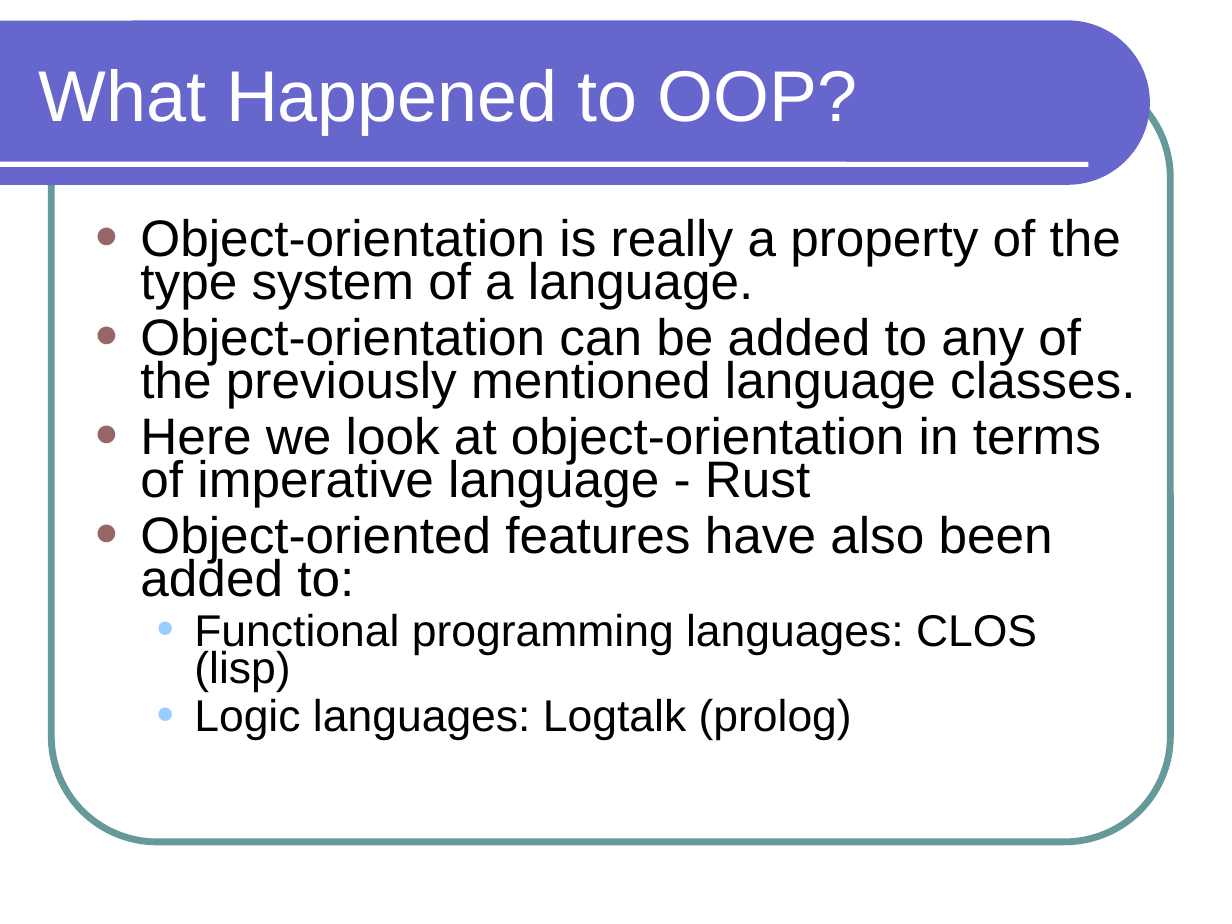
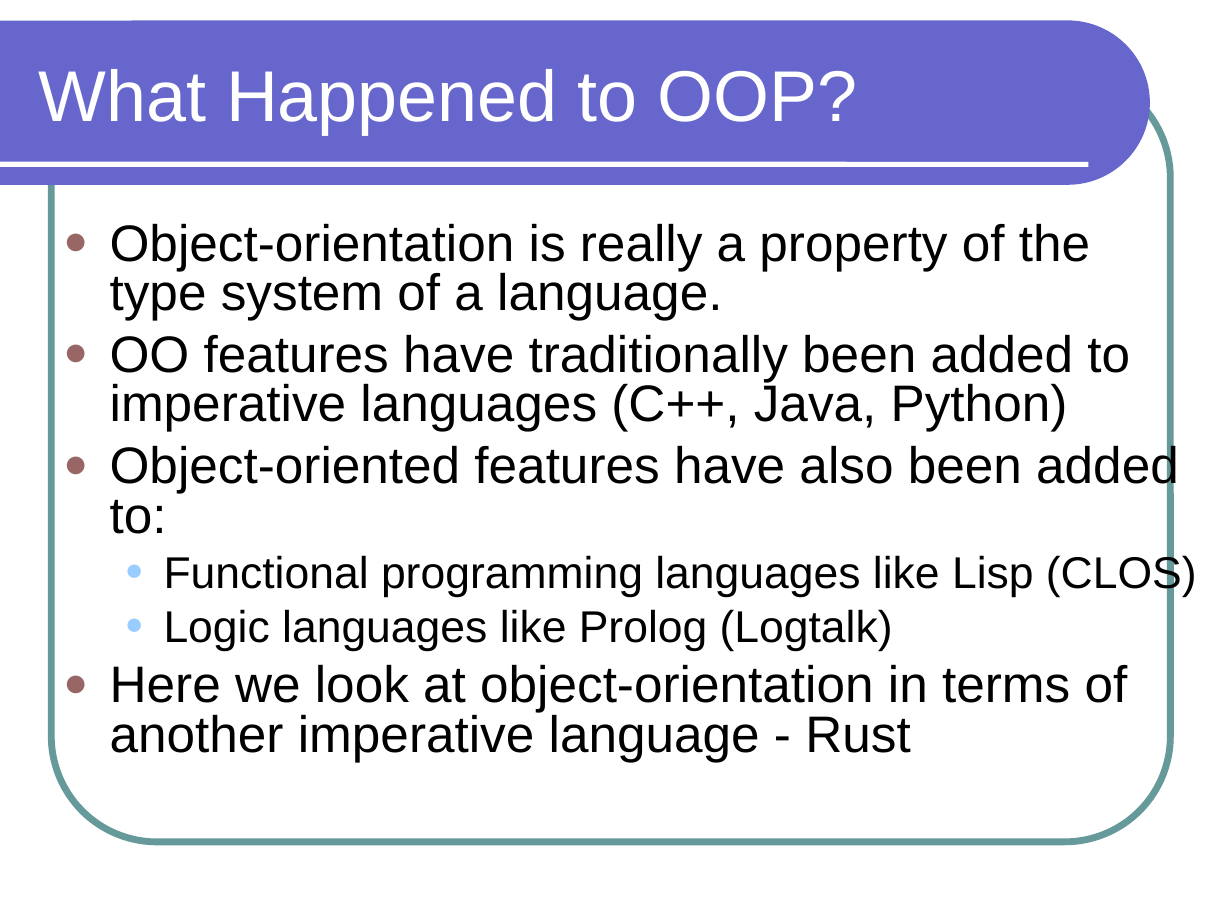
Before and after one commit to lutzhamel/CSC301, a slide deck: slide 4 of notes/csc301-ln001.ppt. Drawn at 1232x924 pixels with LibreOffice and Linux fonts; fonts in the diff are those of the drawing. Boxes give left, top, right and bottom in pixels: in the first picture for what was removed or moved away, otherwise in the second. Text is boxed around its words. In the diff, an @@ line names an element or a change of style, - is before the commit and + after.

```diff
--- a/notes/csc301-ln001.ppt
+++ b/notes/csc301-ln001.ppt
@@ text "Object-orientation is really a property ...": place and size @@
-text "Object-orientation is really a property ..." at <box>140,218,1135,741</box>
+text "Object-orientation is really a property ..." at <box>110,223,1197,762</box>
@@ text at <box>110,223,1179,534</box>: line spacing 0.7 to 0.8 @@
@@ text at <box>110,334,1130,431</box>: text changed @@
-● Object-orientation can be added to any of the previously mentioned language classes.
-● Here we look at object-orientation in terms of imperative language - Rust
+● OO features have traditionally been added to imperative languages (C++, Java, Python)
@@ text at <box>110,553,1197,762</box>: text changed @@
-  ● Functional programming languages: CLOS (lisp)
-  ● Logic languages: Logtalk (prolog)
+  ● Functional programming languages like Lisp (CLOS)
+  ● Logic languages like Prolog (Logtalk)
+● Here we look at object-orientation in terms of another imperative language - Rust
```
Also in this commit, not shown: 4 other slides changed, 3 slides added, 3 slides removed, 2 other files.
